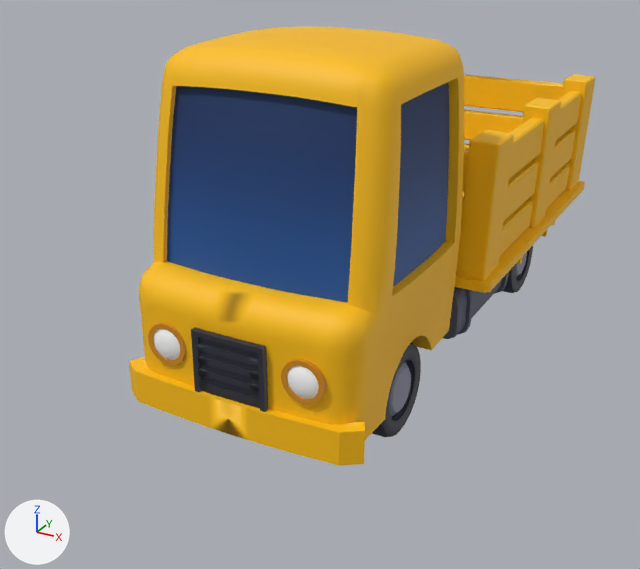
The FBX model Unity/Assets/_SCGameJam/FBX/Cars/Car_6.fbx, before and after one commit.
Both versions are drawn from a 50 mm camera at (6.68, -14.84, 8.16) aimed at (-0.74, -1.36, 1.42). Lighting does not change. The marker at lower left points along +X, +Y and +Z. The picture after the commit comes second. Vertices at exactly the same position are counted once.
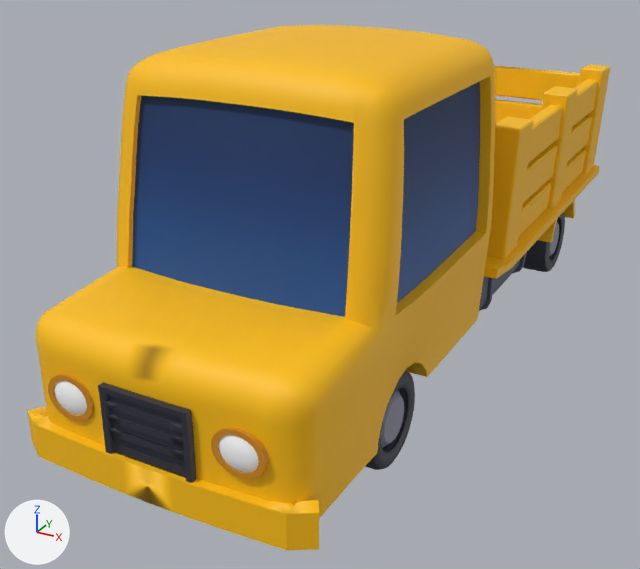
Commit message: Car 6 10 Remodel

Location of each change, (x1, y1, x2, y2) in pixels of the pictures (640 x 569 px; the box of a moved part takes in the faces that stretch with it):
'Cube.001', reshaped, rescaled (25% wider, 20% taller)
    before: (129, 27, 596, 466)
    after: (27, 25, 610, 550)
part 1 of me_cube_094, moved or reshaped
    before: (456, 130, 514, 280)
    after: (487, 116, 533, 259)
part 2 of me_cube_094, moved or reshaped
    before: (522, 97, 561, 228)
    after: (541, 86, 578, 209)
part 3 of me_cube_094, moved or reshaped
    before: (562, 74, 596, 190)
    after: (579, 64, 610, 174)
part 4 of me_cube_094, moved or reshaped
    before: (129, 357, 365, 466)
    after: (27, 406, 319, 550)
part 5 of me_cube_094, moved or reshaped
    before: (372, 342, 421, 437)
    after: (365, 370, 415, 470)
part 6 of me_cube_094, moved or reshaped (mostly hidden before)
    before: (517, 229, 548, 264)
    after: (538, 200, 575, 242)
part 7 of me_cube_094, moved or reshaped
    before: (443, 272, 509, 339)
    after: (479, 252, 527, 310)
part 8 of me_cube_094, moved or reshaped
    before: (281, 359, 327, 405)
    after: (211, 427, 269, 480)
part 9 of me_cube_094, moved or reshaped
    before: (148, 322, 186, 366)
    after: (48, 373, 94, 422)
part 10 of me_cube_094, moved or reshaped
    before: (191, 327, 268, 412)
    after: (98, 382, 197, 483)
part 11 of me_cube_094, moved or reshaped
    before: (456, 143, 570, 274)
    after: (518, 149, 586, 237)
part 12 of me_cube_094, moved or reshaped
    before: (461, 109, 576, 227)
    after: (495, 99, 592, 203)
part 13 of me_cube_094, moved or reshaped (mostly hidden)
    before: (494, 273, 508, 294)
    after: (513, 253, 526, 273)
part 14 of me_cube_094, moved or reshaped
    before: (503, 246, 533, 293)
    after: (523, 212, 565, 272)
part 15 of me_cube_094, moved or reshaped
    before: (139, 27, 585, 440)
    after: (36, 25, 600, 519)

Diff of the bpy script that builds the scene:
```diff
--- a/Unity/Assets/_SCGameJam/FBX/Cars/Car_6.fbx.py
+++ b/Unity/Assets/_SCGameJam/FBX/Cars/Car_6.fbx.py
@@ me_cube_094 @@
 # used by ob_cube_001; location = (0.0, 0.0, 0.0); rotation_euler = (1.571, 0.0, 0.0), in degrees (90, 0, 0); scale = (0.00934, 0.00934, 0.00934)
-me_cube_094.from_pydata(...)  # 4907 vertices, 4576 faces; spans x -265.0..265.0, y 0.0..668.0, z -613.0..593.0
+me_cube_094.from_pydata(...)  # 4907 vertices, 4576 faces; spans x -247.0..247.0, y 0.0..618.0, z -723.0..743.0
+# me_cube_094 part 1: the loose piece of 24 vertices spanning x 195.0..258.0, y 208.0..478.0, z 25.0..111.0 is scaled about its middle by 0.934, then moved by (-15.0, -23.0, -118.0)
+# me_cube_094 part 2: the loose piece of 24 vertices spanning x 195.0..258.0, y 208.0..478.0, z -300.0..-213.0 is scaled about its middle by 0.934, then moved by (-15.0, -23.0, -115.0)
+# me_cube_094 part 3: the loose piece of 24 vertices spanning x 195.0..258.0, y 207.0..480.0, z -613.0..-517.0 is scaled about its middle by 0.934, then moved by (-15.0, -23.0, -113.0)
+# me_cube_094 part 4: the loose piece of 62 vertices spanning x -227.0..227.0, y 76.0..136.0, z 539.0..593.0 is scaled about its middle by (1.07, 0.934, 0.934), then moved by (0.0, -7.0, 152.0)
+# me_cube_094 part 5: the loose piece of 384 vertices spanning x 135.0..197.0, y 0.0..172.0, z 260.0..432.0 is scaled about its middle by (1.07, 0.934, 0.934), then moved by (12.0, -6.0, 64.0)
+# me_cube_094 part 6: the loose piece of 40 vertices spanning x 107.0..219.0, y 113.0..191.0, z -465.0..-240.0 is scaled about its middle by (1.14, 0.934, 0.934), then moved by (1.0, -10.0, -131.0)
+# me_cube_094 part 7: the loose piece of 72 vertices spanning x 122.0..206.0, y 74.0..180.0, z -220.0..110.0 is scaled about its middle by (0.934, 0.934, 0.941), then moved by (-11.0, -8.0, -117.0)
+# me_cube_094 part 8: the loose piece of 320 vertices spanning x 93.0..167.0, y 164.0..238.0, z 568.0..584.0 is scaled about its middle by (1.07, 0.934, 0.934), then moved by (9.0, -13.0, 151.0)
+# me_cube_094 part 9: the loose piece of 320 vertices spanning x -163.0..-89.0, y 164.0..238.0, z 568.0..584.0 is scaled about its middle by (1.07, 0.934, 0.934), then moved by (-9.0, -13.0, 151.0)
+# me_cube_094 part 10: the loose piece of 210 vertices spanning x -67.0..67.0, y 122.0..247.0, z 578.0..591.0 is scaled about its middle by (1.07, 0.934, 0.934), then moved by (0.0, -12.0, 151.0)
+# me_cube_094 part 11: the loose piece of 96 vertices spanning x -243.0..243.0, y 216.0..278.0, z -597.0..110.0 is scaled about its middle by (0.934, 0.934, 0.988), then moved by (0.0, -16.0, -116.0)
+# me_cube_094 part 12: the loose piece of 96 vertices spanning x -247.0..247.0, y 292.0..365.0, z -603.0..110.0 is scaled about its middle by (0.934, 0.934, 0.988), then moved by (0.0, -22.0, -116.0)
+# me_cube_094 part 13: the loose piece of 64 vertices spanning x 113.0..214.0, y 67.0..187.0, z -176.0..-162.0 is scaled about its middle by 0.934, then moved by (-11.0, -8.0, -110.0)
+# me_cube_094 part 14: the loose piece of 384 vertices spanning x 135.0..197.0, y 0.0..172.0, z -439.0..-267.0 is scaled about its middle by (1.09, 0.934, 0.934), then moved by (15.0, -6.0, -131.0)
+# me_cube_094 part 15: 2109 of 4907 vertices moved; they spanned x -265.0..265.0, y 0.0..668.0, z -612.0..580.0 and now span x -247.0..247.0, y 0.0..618.0, z -722.0..731.0; mean shift (-3.0, -24.0, -21.0); largest move (-212.0, 270.0, 529.0) -> (-227.0, 253.0, 683.0)
+# other edits to the shape of me_cube_094 do not show in these pictures
 me_cube_094.materials.append(mat_material)
@@ ob_cube_001 @@
 ob_cube_001.rotation_euler = (1.571, 0.0, 0.0)  # degrees (90, 0, 0)
-ob_cube_001.scale = (0.00934, 0.00934, 0.00934)
+ob_cube_001.scale = (0.01, 0.01, 0.01)
```
